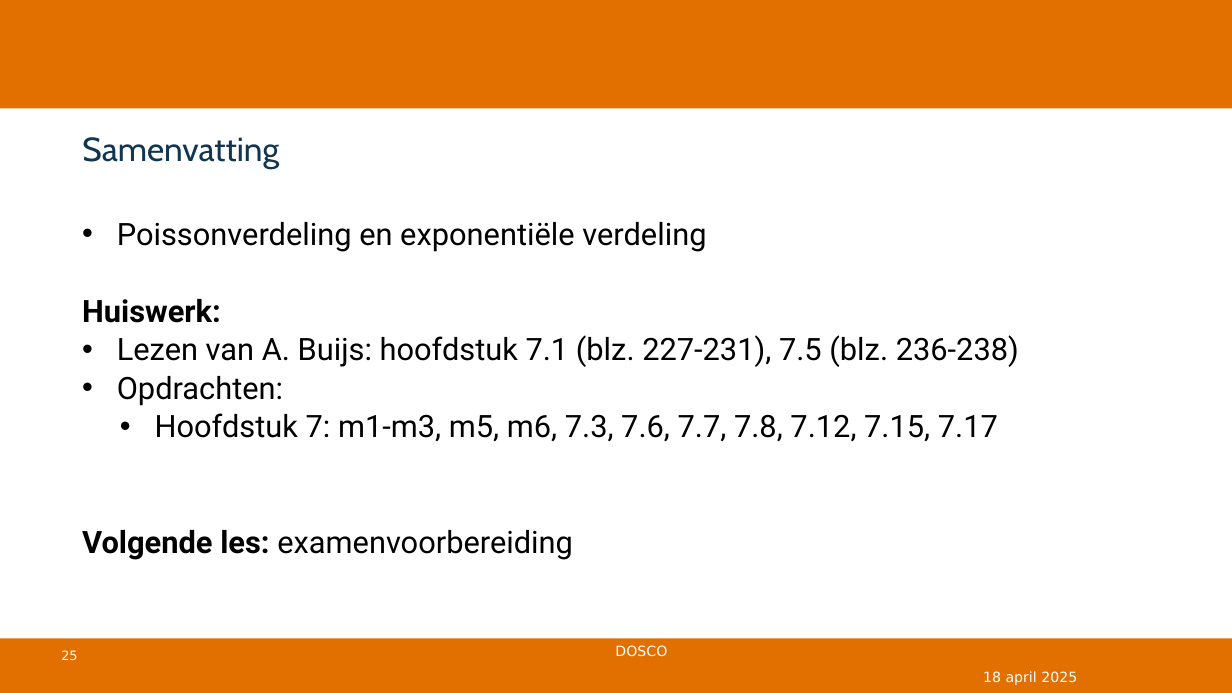
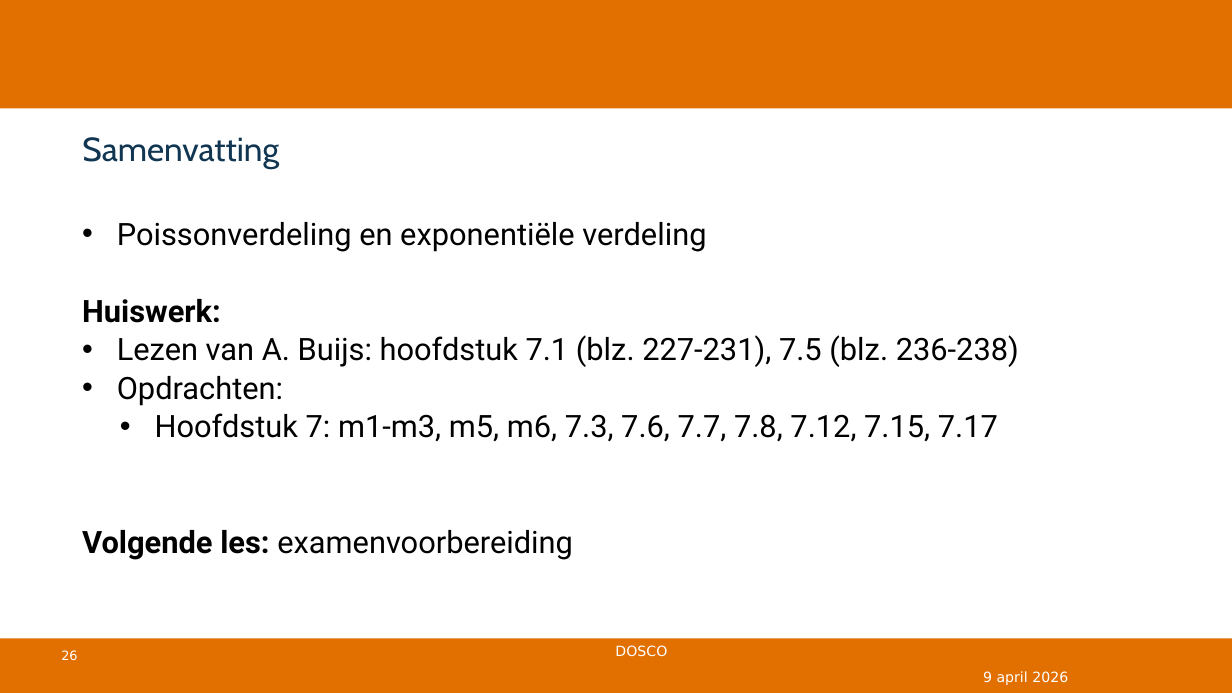
Before and after one commit to DBlom96/Statistiek, a slide deck: slide 26 of Slides/2025-2026/Slides/Statistiek 2024-2025 -- college 6a -- Poissonverdeling.pptx (slide 25 before the commit). Drawn at 1232x693 pixels with LibreOffice and Linux fonts; fonts in the diff are those of the drawing; background and template pictures are left out. Boxes give left, top, right and bottom in pixels: in the first picture for what was removed or moved away, otherwise in the second. Text is boxed around its words. In the diff, an @@ line names an element or a change of style, - is before the commit and + after.

```diff
--- a/Slides/2025-2026/Slides/Statistiek 2024-2025 -- college 6a -- Poissonverdeling.pptx
+++ b/Slides/2025-2026/Slides/Statistiek 2024-2025 -- college 6a -- Poissonverdeling.pptx
@@ page number at (61,650,77,660): text changed @@
-25
+26
@@ text at (983,671,1068,685): text changed @@
-18 april 2025
+9 april 2026
```
Also in this commit, not shown: 3 other slides changed, 1 slide added, 21 other files.
